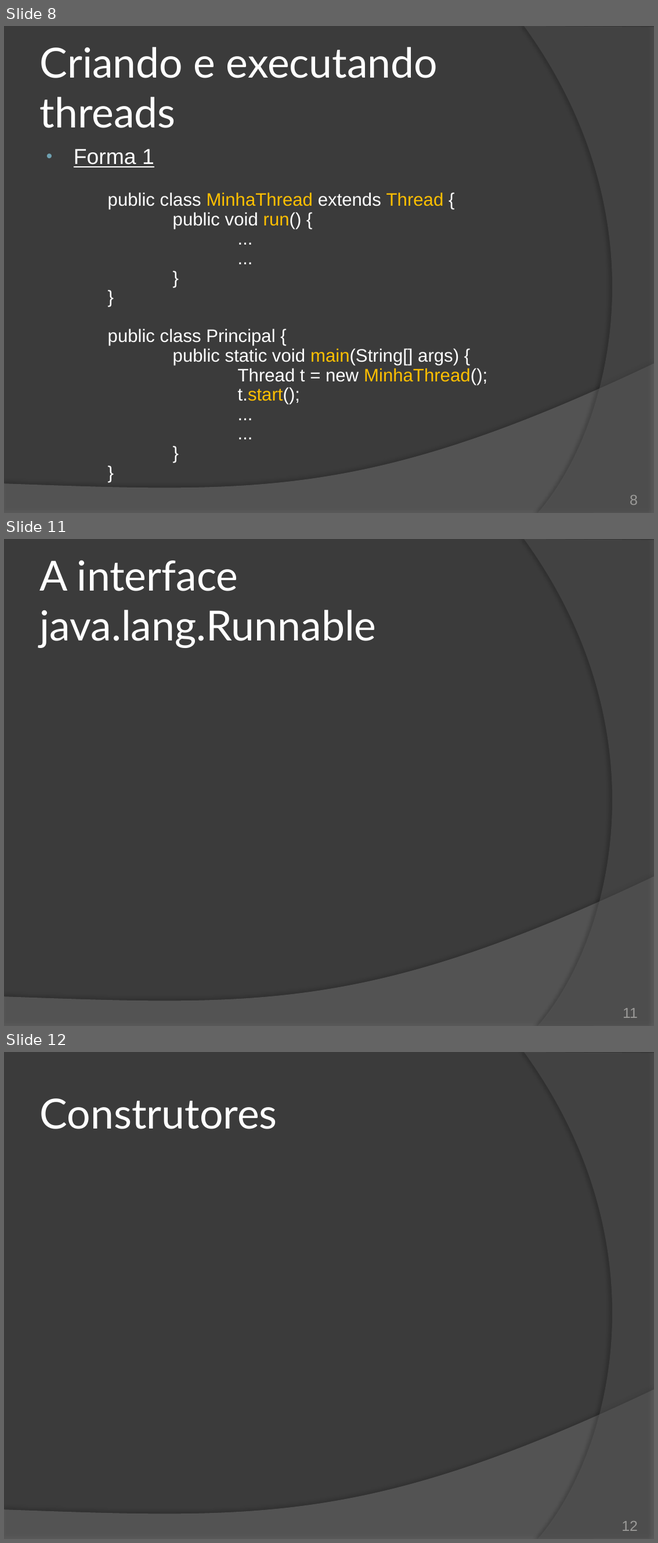
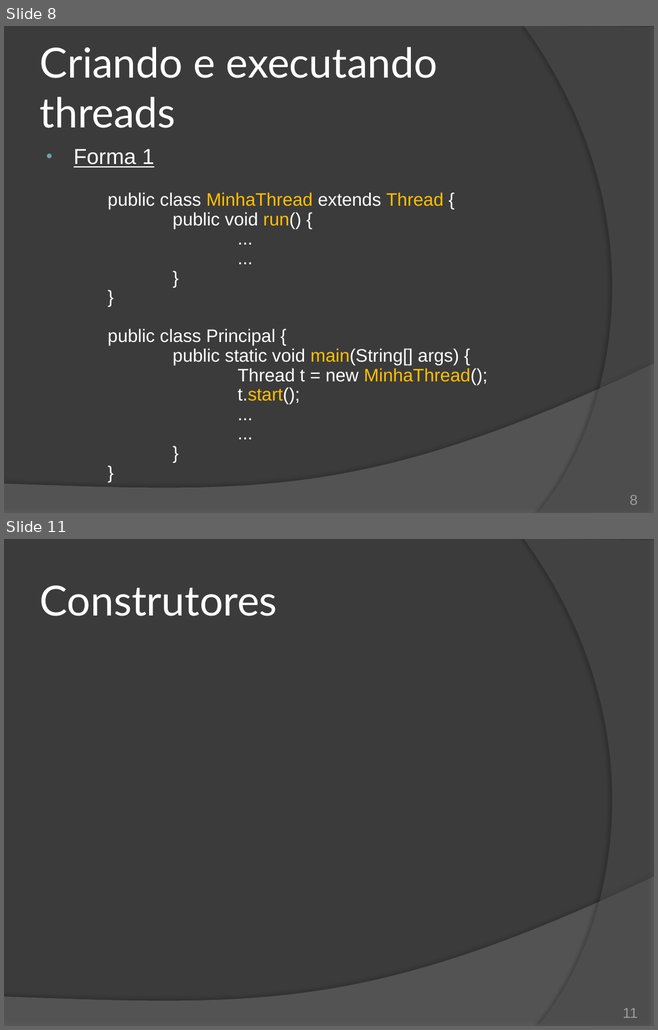
Before and after one commit to duchesqui/slzvieira-training, a slide deck: 2-Java-Programmer-Modulo-II/14.Capitulo08.pptx. Shown one above the other, each under a label of ours: slides 8, 11 and 12 before the commit, slides 8 and 11 after it; the slides between them are not shown. The pictures are 658x1543 and 658x1030 pixels, drawn with LibreOffice and Linux fonts; fonts in the diff are those of the drawing. Boxes give left, top, right and bottom in pixels: in the first picture for what was removed or moved away, otherwise in the second. Text is boxed around its words. In the diff, an @@ line names an element or a change of style, - is before the commit and + after.

```diff
--- a/2-Java-Programmer-Modulo-II/14.Capitulo08.pptx
+++ b/2-Java-Programmer-Modulo-II/14.Capitulo08.pptx
@@ slide 11 removed at bbox=[4, 539, 654, 1026], background #3B3B3B; not listed: 2 template elements that a slide beside it also shows @@
@@ title removed at bbox=[40, 560, 376, 648] @@
-A interface java.lang.Runnable
@@ page number removed at bbox=[622, 1008, 637, 1018] @@
-11
@@ what was slide 12 is now slide 11 @@
@@ page number at bbox=[622, 1008, 637, 1018]: text changed @@
-12
+11
```
Also in this commit, not shown: 2 slides changed, 1 slide added, 1 other slide removed.
